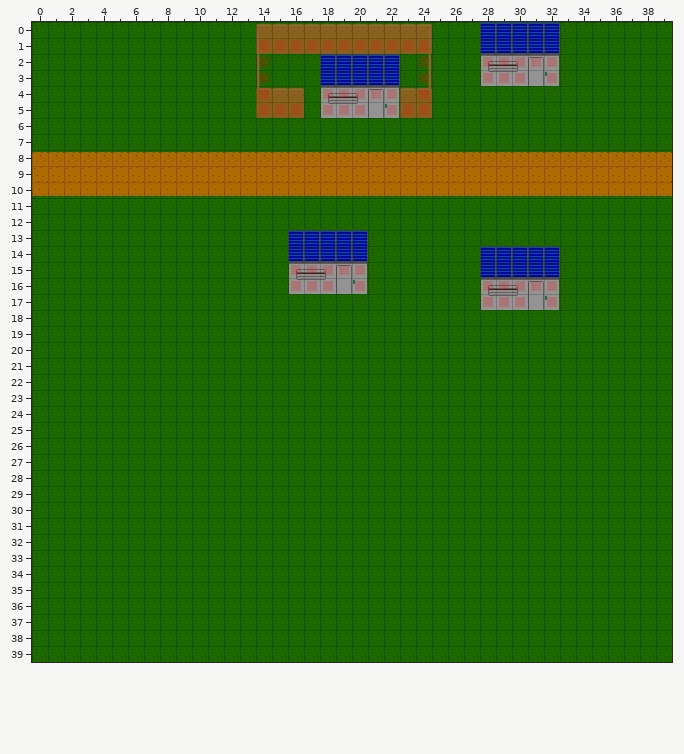
Tiled map: data/scene/outpost_oak.tmx. Above, as it was before the edit.
Cells are 32x32 px. Shown: x 0..39, y 0..39.
And afterwards:
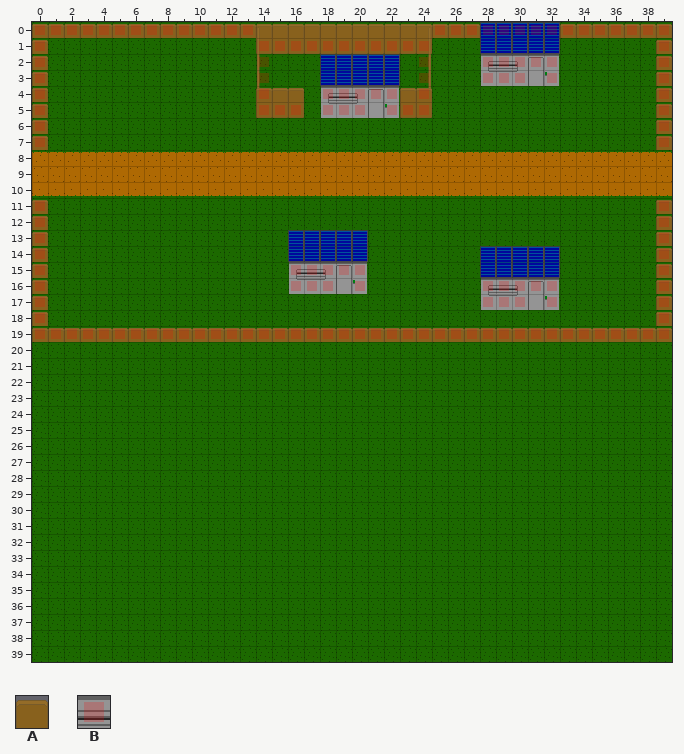
Key: from "earth_tsheet": A 30, B 89.
_ is an empty cell.
See-through tiles are keyed as they look on the map.
The author wrote: update to outpost_oak.tmx; fixed a bug that affected Scene.switches
From old to new:
Layer "middle":
There is now tile A in row 0 at x 0 to 13, 25 to 27 and 33 to 39; in rows 1 to 7 at x 0 and 39; in row 11 at x 39; in rows 12 to 18 at x 0 and 39; in row 19 at x 0 to 39.
Layer "top":
There is now tile A in row 11 at x 0 and 39.
Layer "collide":
There is now tile B in row 0 at x 0 to 13 and 25 to 39; in rows 1 to 7 at x 0 and 39; in rows 11 to 18 at x 0 and 39; in row 19 at x 0 to 39.
